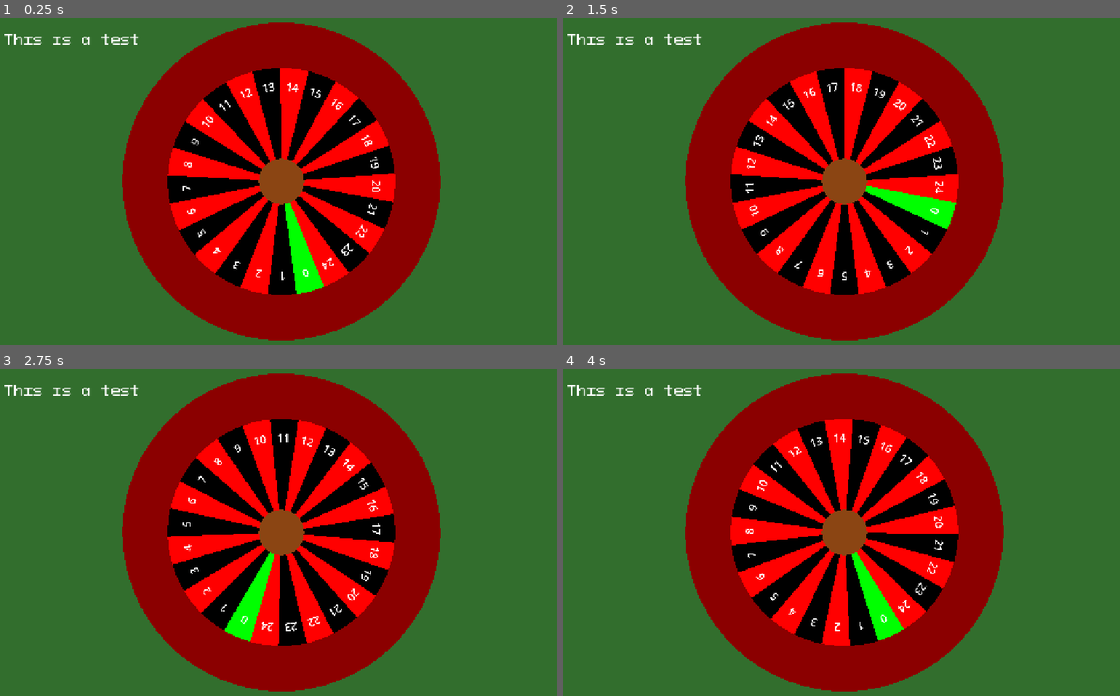
Above: before the commit, frames 1-4 (two rows, left to right).
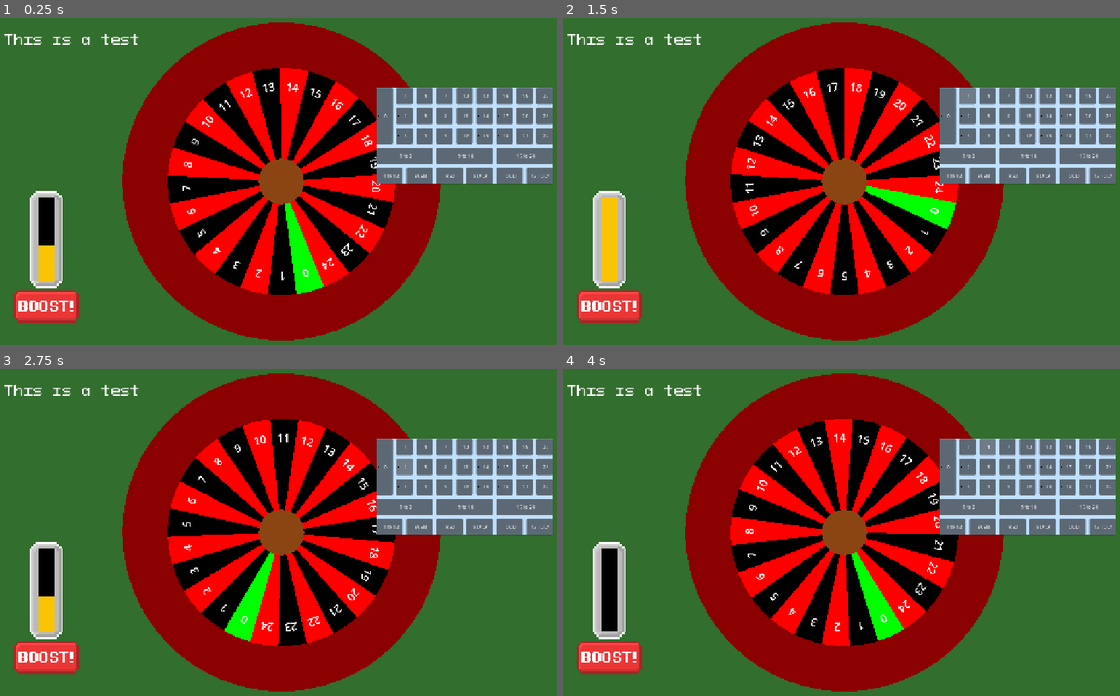
Above: after the commit, the same moments.

Repository: DuneRanger/Very-Serious-GameJam-2026
Game: Godot game, scene res://scenes/game/game_scene/game_scene.tscn
The game is run twice, just before and just after one commit, with the same random seed, the same clock (stepped at 60 frames per second) and the same inputs.
Inputs (mouse positions are in pixels of both pictures, inside the frame that each line leads up to):
- Up to frame 1 (0.25 s): no input
- Up to frame 2 (1.5 s): click (947, 116) at 0.5 s, where only the run after the commit has a clickable "0"; click (969, 96) at 1.25 s, where only the run after the commit has a clickable "1"
- Up to frame 3 (2.75 s): click (406, 467) at 2 s, where only the run after the commit has a clickable "2"
- Up to frame 4 (4 s): click (969, 486) at 2.75 s, where only the run after the commit has a clickable "3"; click (986, 447) at 3.5 s, where only the run after the commit has a clickable "4"

The runs differ from the first frame. In frame 1, 12% of the frame differs, in the area x 2-100%, y 21-94%; in frame 2, 12%; in frame 3, 12%; in frame 4, 12%.

Commit message:
Added the boost bar and betting system to the game scene for a showcase of systems

Diff:
--- a/scenes/game/game_scene/game_scene.tscn
+++ b/scenes/game/game_scene/game_scene.tscn
@@ -1,9 +1,10 @@
 [gd_scene format=3 uid="uid://03e3sabpwkkf"]
 
 [ext_resource type="PackedScene" uid="uid://b30ld2u6p8onl" path="res://scenes/game/game_manager/game_manager.tscn" id="1_sists"]
-[ext_resource type="PackedScene" uid="uid://ch1muups6uskk" path="res://scenes/game/game_scene/betting_system/betting_system.tscn" id="2_wftn3"]
-[ext_resource type="PackedScene" uid="uid://cq5g2knkg3o4o" path="res://scenes/game/game_scene/roulette/roulette.tscn" id="2_wftn3"]
+[ext_resource type="PackedScene" uid="uid://7jo8gxcpa6u" path="res://scenes/game/game_scene/roulette/roulette.tscn" id="2_wftn3"]
 [ext_resource type="FontFile" uid="uid://7paxof88brjl" path="res://assets/fonts/PixeloidMono.otf" id="3_qny2l"]
+[ext_resource type="PackedScene" uid="uid://ch1muups6uskk" path="res://scenes/game/game_scene/betting_system/betting_system.tscn" id="4_uj17p"]
+[ext_resource type="PackedScene" uid="uid://bt8dbkjq4nc07" path="res://scenes/game/game_scene/boost_bar/boost_bar.tscn" id="4_yjymu"]
 
 [sub_resource type="LabelSettings" id="LabelSettings_qny2l"]
 font = ExtResource("3_qny2l")
@@ -30,8 +31,13 @@
 grow_vertical = 2
 color = Color(0.19744167, 0.43, 0.17630002, 1)
 
-[node name="BettingSystem" parent="Table" unique_id=1381945534 instance=ExtResource("2_wftn3")]
 [node name="Roulette" parent="Table" unique_id=574874280 instance=ExtResource("2_wftn3")]
+
+[node name="BettingSystem" parent="Table" unique_id=1381945534 instance=ExtResource("4_uj17p")]
+position = Vector2(209, -206)
+
+[node name="boost_bar" parent="Table" unique_id=917300306 instance=ExtResource("4_yjymu")]
+position = Vector2(-554, 17)
 
 [node name="TestLabel" type="Label" parent="." unique_id=1877186703]
 offset_left = -609.0
--- a/scenes/game/game_scene/roulette/roulette.gd
+++ b/scenes/game/game_scene/roulette/roulette.gd
@@ -66,7 +66,7 @@
 				HORIZONTAL_ALIGNMENT_CENTER, font_max_width, font_size)
 
 		cur_angle += cur_cell_angle
-		print(position, cur_angle)
+		#print(position, cur_angle)
 		draw_set_transform(Vector2(0, 0), cur_angle)
 	draw_set_transform(Vector2(0, 0))
 
